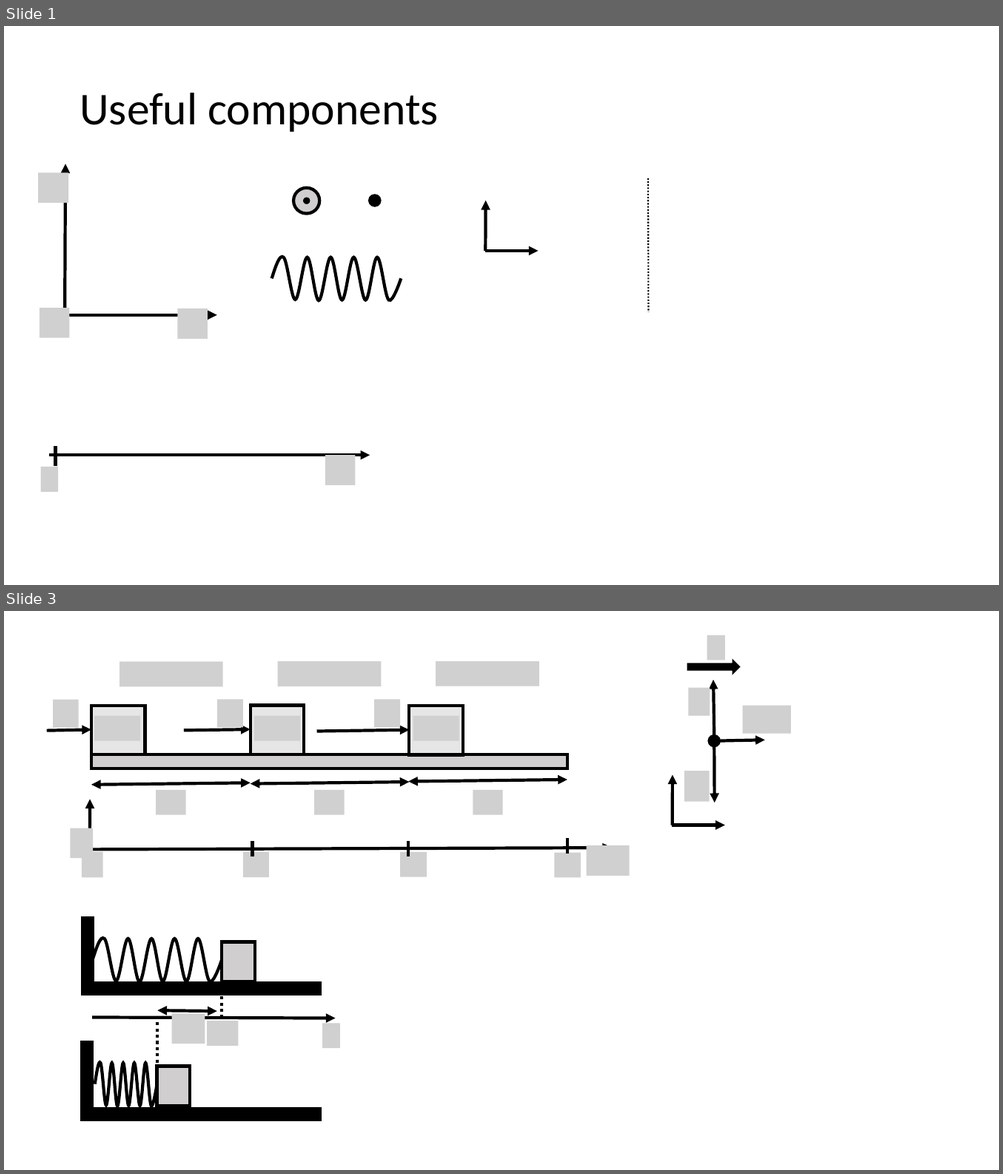
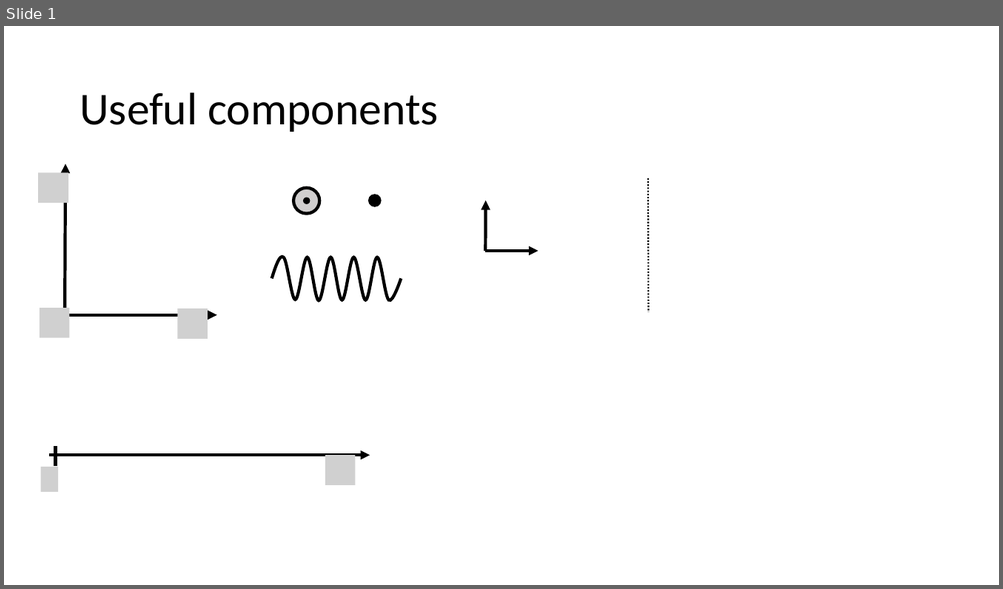
Before and after one commit to OSTP/PhysicsArtofModelling, a slide deck: tex/figures/WorkEnergy/Figures.pptx. Shown one above the other, each under a label of ours: slides 1 and 3 before the commit, slide 1 after it; the slides between them are not shown. The pictures are 1003x1174 and 1003x589 pixels, drawn with LibreOffice and Linux fonts; fonts in the diff are those of the drawing; grey boxes stand for pictures; background and template pictures are left out. Boxes give left, top, right and bottom in pixels: in the first picture for what was removed or moved away, otherwise in the second. Text is boxed around its words. In the diff, an @@ line names an element or a change of style, - is before the commit and + after.

```diff
--- a/tex/figures/WorkEnergy/Figures.pptx
+++ b/tex/figures/WorkEnergy/Figures.pptx
@@ slide 3 removed at box(4, 611, 999, 1170), background #FFFFFF @@
@@ group removed at box(671, 635, 791, 825): 5 arrows, 4 pictures, 1 ellipse, 1 right arrow @@
@@ group removed at box(46, 661, 629, 878): 18 pictures, 5 arrows, 4 rectangles, 3 double arrows, 3 lines @@
@@ group removed at box(82, 918, 340, 1121): 6 rectangles, 3 pictures, 2 freeform shapes, 2 lines, 1 arrow, 1 double arrow @@
```
Also in this commit, not shown: 1 slide changed, 1 slide added, 3 other files.
